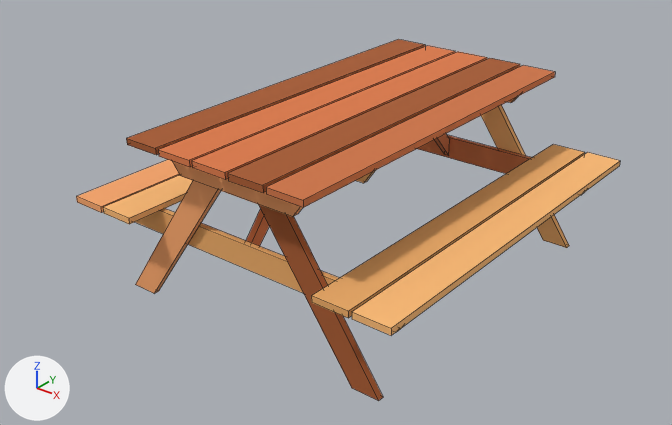
Renders of the OBJ model Assets/Picnic Asset Pack/Unity Assets - Simple Picnic Assets/Bench/Mesh/Bench.obj from each side of a commit.
Rendered twice from a 50 mm camera at (2.61, -3.46, 2.41) aimed at (-0.05, -0.13, 0.34). Arrows for +X, +Y and +Z are at lower left; the lights stay in place. Mesh edges are drawn as thin lines. Where no turn or scale is listed for an object, it has been applied to the vertices.

Before the edit, the objects in view are built like this:
```python
me_bench = bpy.data.meshes.new('Bench')
me_bench.from_pydata(...)  # 152 vertices, 110 faces; spans x -0.94..0.94, y -1.04..1.04, z 0.0..0.91
me_bench.materials.append(mat_picnic_assets)  # picture img_picnic_assets_texture_png
ob_bench = bpy.data.objects.new('Bench', me_bench)
ob_bench.location = (0.0, 0.0, 0.0)
```
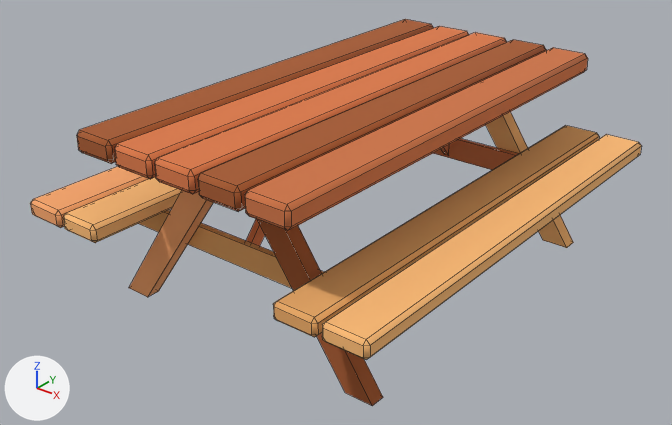
Pixel boxes [x1, y1, x2, y2] of what changed, in the pictures (672 x 425 px; the box of a moved part takes in the faces that stretch with it):
```json
{"object": "Bench", "change": "reshaped", "before": [76, 39, 620, 401], "after": [30, 19, 641, 406], "on screen": "12% wider, 7% taller"}
{"part": 1, "of": "me_bench", "change": "rebuilt", "before": [76, 160, 179, 213], "after": [30, 166, 149, 228]}
{"part": 2, "of": "me_bench", "change": "rebuilt", "before": [192, 51, 487, 179], "after": [155, 32, 507, 194], "on screen": "19% wider, 26% taller"}
{"part": 3, "of": "me_bench", "change": "rebuilt", "before": [352, 152, 620, 335], "after": [322, 134, 641, 359], "on screen": "19% wider, 23% taller"}
{"part": 4, "of": "me_bench", "change": "rebuilt", "before": [103, 175, 193, 224], "after": [63, 177, 182, 243], "on screen": "32% wider, 34% taller"}
{"part": 5, "of": "me_bench", "change": "rebuilt", "before": [228, 58, 520, 193], "after": [198, 40, 546, 212], "on screen": "19% wider, 27% taller"}
{"part": 6, "of": "me_bench", "change": "rebuilt", "before": [126, 39, 425, 155], "after": [77, 19, 434, 164], "on screen": "19% wider, 25% taller"}
{"part": 7, "of": "me_bench", "change": "rebuilt", "before": [266, 65, 555, 208], "after": [245, 48, 588, 231], "on screen": "19% wider, 28% taller"}
{"part": 8, "of": "me_bench", "change": "rebuilt", "before": [158, 46, 456, 167], "after": [114, 26, 469, 179], "on screen": "19% wider, 26% taller"}
{"part": 9, "of": "me_bench", "change": "rebuilt", "before": [311, 144, 585, 318], "after": [273, 125, 599, 337], "on screen": "19% wider, 22% taller"}
{"part": 10, "of": "me_bench", "change": "moved or reshaped", "before": [135, 97, 582, 401], "after": [129, 112, 573, 406]}
```

Edits to the scene script, one JSON object a line:
```json
{"block": "me_bench", "where": "# used by ob_bench; location = (0.0, 0.0, 0.0)"}
{"op": "remove", "block": "me_bench", "code": "me_bench.from_pydata(...)  # 152 vertices, 110 faces; spans x -0.94..0.94, y -1.04..1.04, z 0.0..0.91"}
{"op": "add", "block": "me_bench", "code": "me_bench.from_pydata(...)  # 304 vertices, 298 faces; spans x -0.98..0.98, y -1.27..1.27, z 0.0..0.99"}
{"block": "me_bench", "change": "me_bench part 1: the loose piece of 8 vertices spanning x -0.94..-0.75, y -1.04..1.04, z 0.47..0.51 is rebuilt with 24 vertices and now spans x -0.98..-0.76, y -1.27..1.27, z 0.47..0.56"}
{"block": "me_bench", "change": "me_bench part 2: the loose piece of 8 vertices spanning x -0.09..0.1, y -1.04..1.04, z 0.88..0.91 is rebuilt with 24 vertices and now spans x -0.11..0.12, y -1.24..1.24, z 0.88..0.99"}
{"block": "me_bench", "change": "me_bench part 3: the loose piece of 8 vertices spanning x 0.75..0.94, y -1.04..1.04, z 0.48..0.51 is rebuilt with 24 vertices and now spans x 0.75..0.98, y -1.24..1.24, z 0.47..0.56"}
{"block": "me_bench", "change": "me_bench part 4: the loose piece of 8 vertices spanning x -0.74..-0.55, y -1.04..1.04, z 0.48..0.51 is rebuilt with 24 vertices and now spans x -0.73..-0.51, y -1.27..1.27, z 0.48..0.57"}
{"block": "me_bench", "change": "me_bench part 5: the loose piece of 8 vertices spanning x 0.12..0.31, y -1.04..1.04, z 0.88..0.91 is rebuilt with 24 vertices and now spans x 0.14..0.37, y -1.24..1.24, z 0.88..0.99"}
{"block": "me_bench", "change": "me_bench part 6: the loose piece of 8 vertices spanning x -0.51..-0.32, y -1.04..1.04, z 0.88..0.91 is rebuilt with 24 vertices and now spans x -0.6..-0.38, y -1.24..1.24, z 0.88..0.99"}
{"block": "me_bench", "change": "me_bench part 7: the loose piece of 8 vertices spanning x 0.33..0.52, y -1.04..1.04, z 0.88..0.91 is rebuilt with 24 vertices and now spans x 0.39..0.61, y -1.24..1.24, z 0.88..0.98"}
{"block": "me_bench", "change": "me_bench part 8: the loose piece of 8 vertices spanning x -0.3..-0.11, y -1.04..1.04, z 0.88..0.91 is rebuilt with 24 vertices and now spans x -0.36..-0.13, y -1.24..1.24, z 0.88..0.98"}
{"block": "me_bench", "change": "me_bench part 9: the loose piece of 8 vertices spanning x 0.55..0.74, y -1.04..1.04, z 0.47..0.5 is rebuilt with 24 vertices and now spans x 0.51..0.73, y -1.24..1.24, z 0.47..0.56"}
{"block": "me_bench", "change": "me_bench part 10"}
{"block": "me_bench", "change": "48 vertices are removed from x -0.89..0.9, y -0.91..0.93, z 0.0..0.88"}
{"block": "me_bench", "change": "46 faces are deleted"}
{"block": "me_bench", "change": "56 vertices are added at x -0.88..0.89, y -0.92..0.95, z 0.0..0.88"}
{"block": "me_bench", "change": "54 new faces join them"}
{"block": "me_bench", "change": "me_bench part 11: the surface is now shaded smooth"}
```
